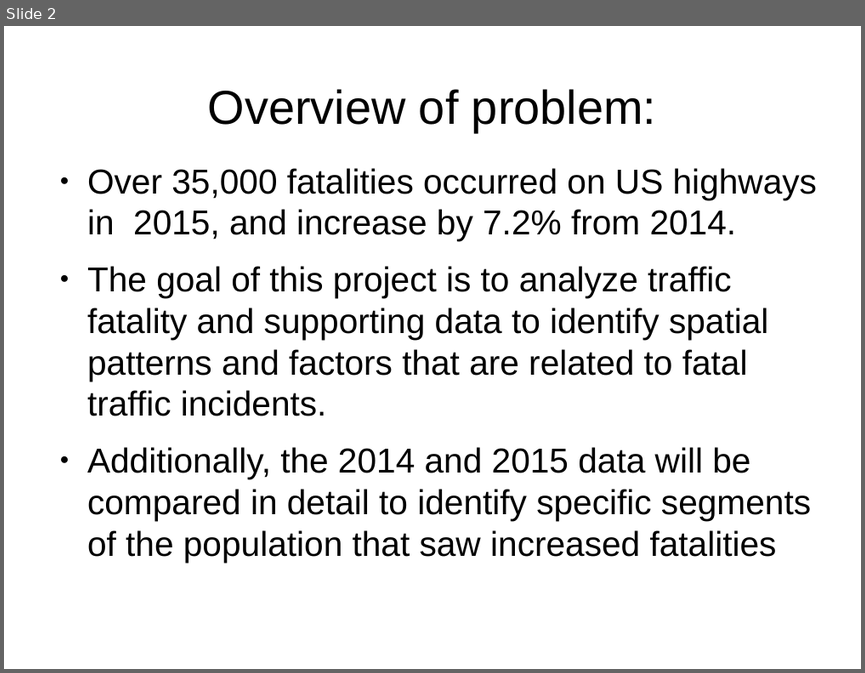
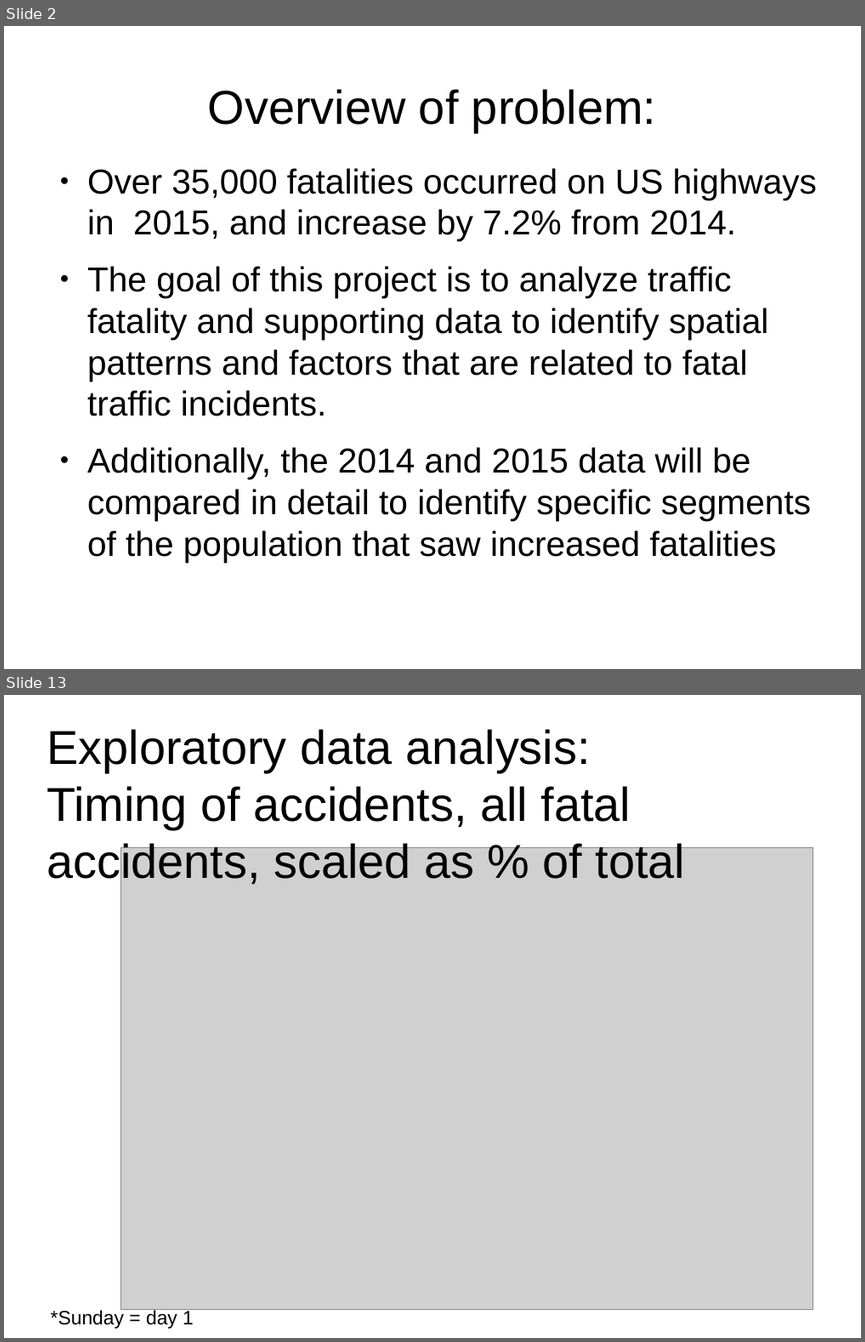
Before and after one commit to rlrognstad/springboard_capstone_1, a slide deck: capstone_I_update_20170725.odp. Shown one above the other, each under a label of ours: slide 2 before the commit, slides 2 and 13 after it; the slides between them are not shown. The pictures are 865x673 and 865x1342 pixels, drawn with LibreOffice and Linux fonts; fonts in the diff are those of the drawing; grey boxes stand for pictures. Boxes give left, top, right and bottom in pixels: in the first picture for what was removed or moved away, otherwise in the second. Text is boxed around its words. In the diff, an @@ line names an element or a change of style, - is before the commit and + after.

```diff
--- a/capstone_I_update_20170725.odp
+++ b/capstone_I_update_20170725.odp
@@ slide 13 added at [4,695,861,1338], background #FFFFFF @@
@@ title added at [46,729,685,886], 44 pt, text #000000 @@
+Exploratory data analysis:
+Timing of accidents, all fatal accidents, scaled as % of total
@@ picture added at [120,847,813,1310] @@
@@ text added at [51,1309,194,1328], 18 pt, text #000000 @@
+*Sunday = day 1
```
Also in this commit, not shown: 3 slides changed, 8 other slides added, 5 other files.
